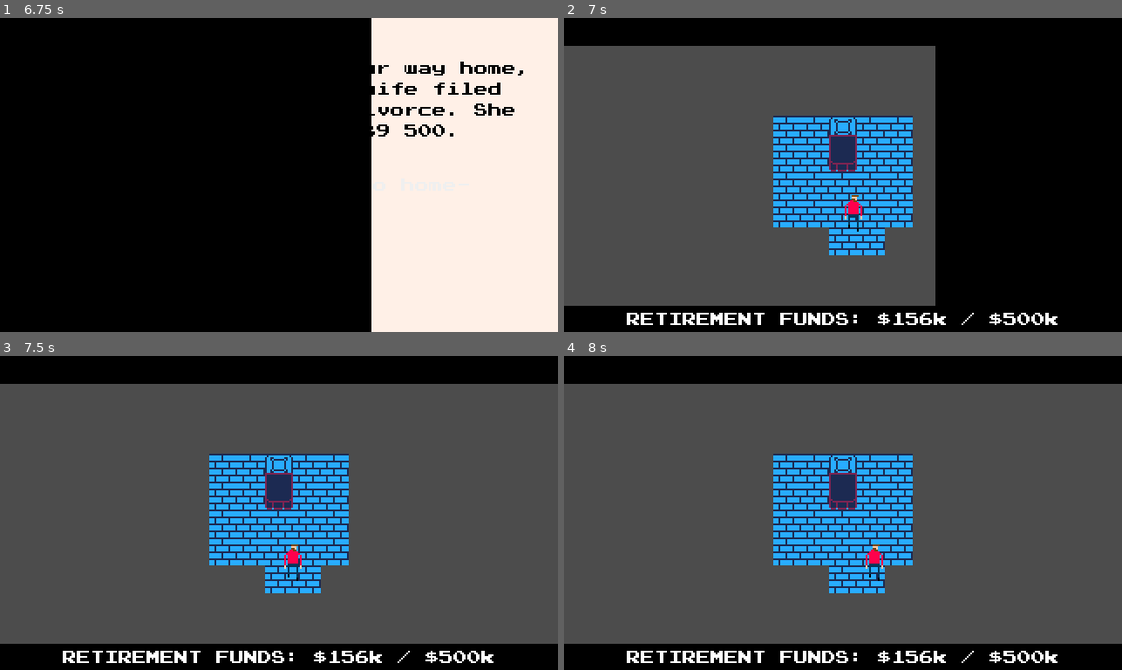
Above: before the commit, frames 1-4 (two rows, left to right).
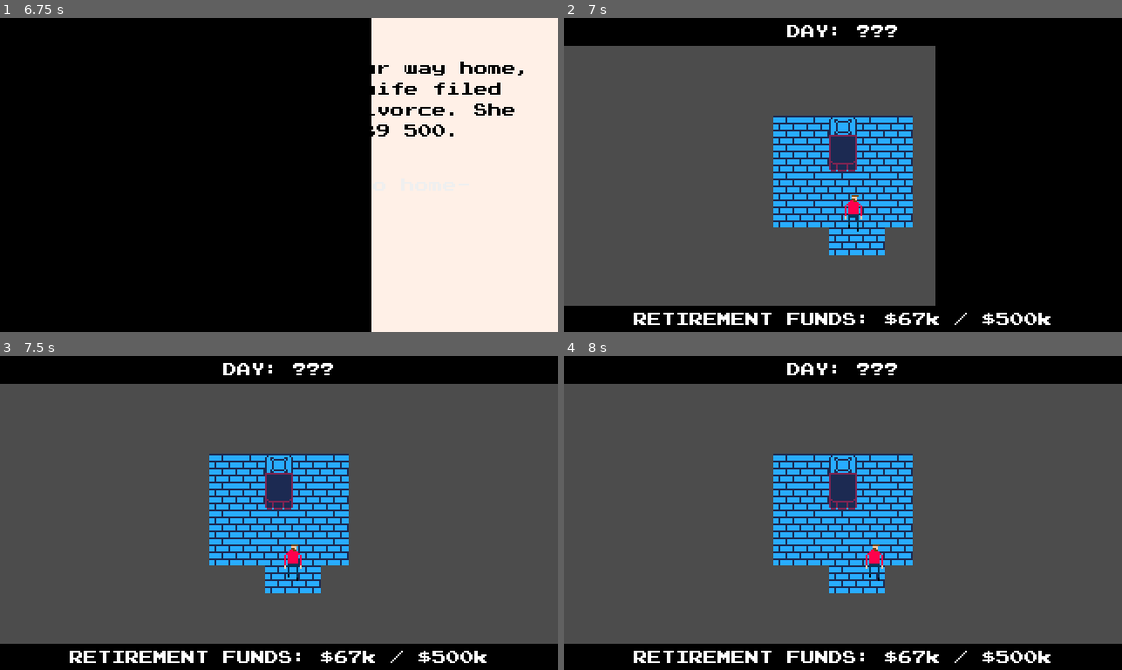
Above: after the commit, the same moments.

Repository: qhoang85/LD47
Game: Godot game, scene res://scenes/ending.tscn
Same seed, same stepped clock (60 frames per second), same inputs: the game is played once before the commit and once after it. This scene is started directly instead of the project's main scene.
Inputs (mouse positions are in pixels of both pictures, inside the frame that each line leads up to):
- Up to frame 1 (6.75 s): move the mouse to (401, 159) at 0.52 s; hold D (player_right) 0.53-1.28 s; hold Space (player_use) 0.53-1.28 s; click (401, 159) at 0.67 s; move the mouse to (167, 190) at 1.27 s; hold S (player_down) 1.28-2.03 s; tap Space (player_use) at 1.35, 2.85, 4.35, 6.5 s; move the mouse to (334, 105) at 2.02 s; hold D (player_right) 2.03-2.78 s; hold Space (player_use) 2.03-2.78 s; move the mouse to (251, 237) at 2.77 s; hold W (player_up) 2.78-3.53 s; click (251, 237) at 2.92 s; tap Enter at 3.5 s; move the mouse to (446, 222) at 3.52 s; hold Space (player_use) 3.53-4.28 s; hold A (player_left) 3.53-5 s; move the mouse to (111, 127) at 4.27 s; click "-go home-" at 5 s; click "-go home-" at 5.75 s; move the mouse to (306, 175) at 6.52 s; hold S (player_down) from 6.53 s (still down); hold Space (player_use) from 6.53 s (still down); click (306, 175) at 6.67 s
- Up to frame 2 (7 s): keep holding S (player_down); keep holding Space (player_use)
- Up to frame 3 (7.5 s): move the mouse to (195, 434) at 7.27 s; release S (player_down) at 7.28 s; release Space (player_use) at 7.28 s; hold D (player_right) from 7.28 s (still down); tap Space (player_use) at 7.35 s
- Up to frame 4 (8 s): keep holding D (player_right)

Frame 1 is identical in both runs. In frame 2, 1.6% of the frame differs, in the area x 11-89%, y 2-98%; in frame 3, 1.6%; in frame 4, 1.6%.

Commit message:
0.91

Diff:
--- a/scripts/ending.gd
+++ b/scripts/ending.gd
@@ -46,6 +46,7 @@
 
 func _on_Home_pressed():
 	if $Timer.is_stopped():
+		player_stats.funds += -89
 		scene_transition.right_in()
 		yield(scene_transition.animation_player, "animation_finished")
 		scene_transition.right_out()
--- a/ui/stats_bar.tscn
+++ b/ui/stats_bar.tscn
@@ -30,6 +30,17 @@
 "_edit_use_anchors_": false
 }
 
+[node name="Day" type="Label" parent="Hour"]
+anchor_right = 1.0
+anchor_bottom = 1.0
+margin_top = 3.0
+custom_fonts/font = ExtResource( 1 )
+text = "DAY: ???"
+align = 1
+__meta__ = {
+"_edit_use_anchors_": false
+}
+
 [node name="Funds" type="ColorRect" parent="."]
 anchor_left = 0.5
 anchor_top = 1.0
--- a/ui/top.gd
+++ b/ui/top.gd
@@ -7,10 +7,12 @@
 func _ready():
 	signals.connect("update_work_time", self, "on_update_work_time")
 	if get_parent().get_parent().is_in_group("work"):
+		$Hour/Day.visible = false
 		work_time.visible = true
 		if player_stats.timer.is_stopped():
 			player_stats.start_work_time()
 	else:
+		$Hour/Day.visible = true
 		work_time.visible = false
 	update_stats_bar()
 
